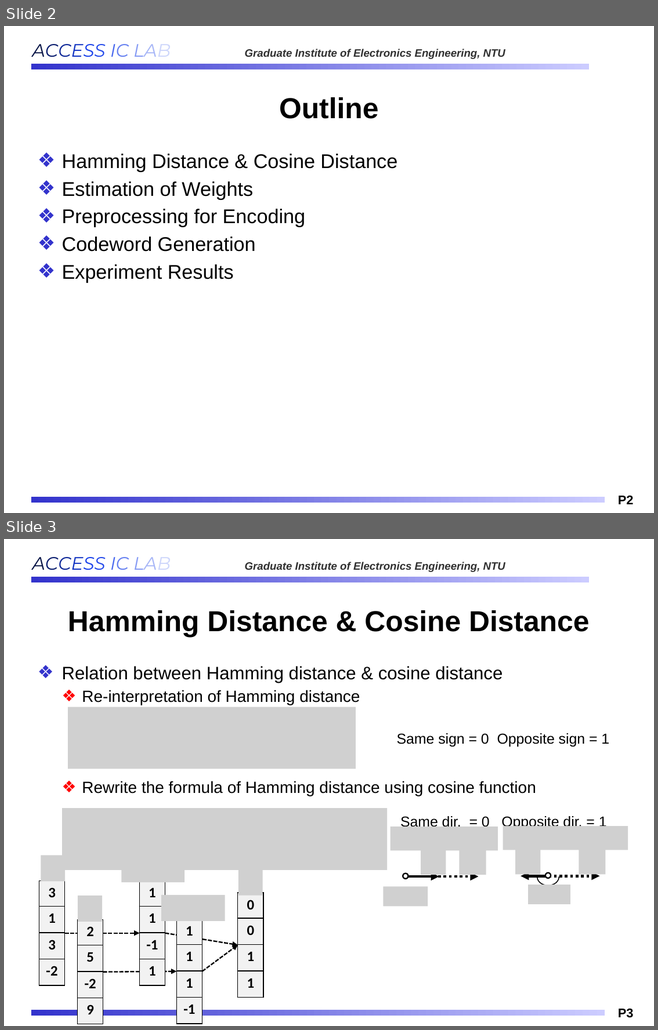
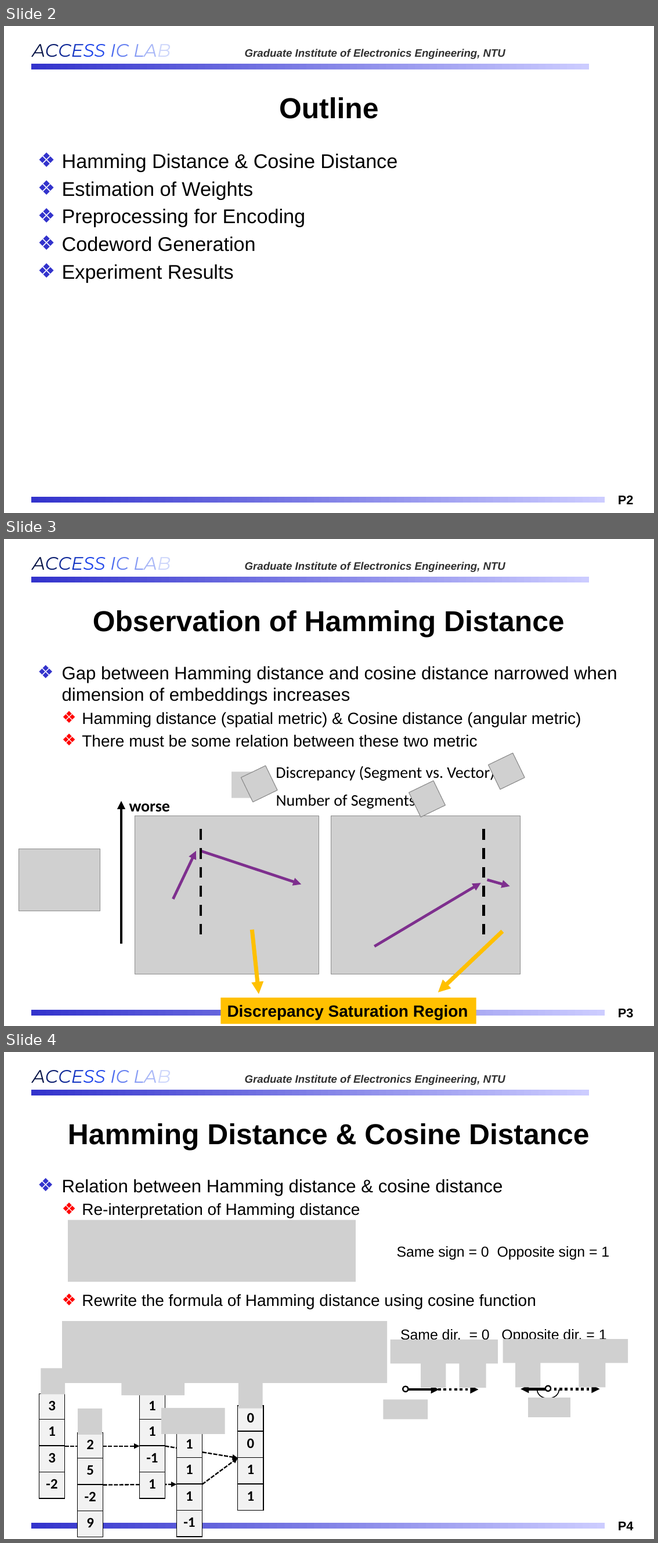
Before and after one commit to Oniontow/AndyWu_Project, a slide deck: ppt_mxic/MXIC_20260223.pptx. Shown one above the other, each under a label of ours: slides 2 and 3 before the commit, slides 2, 3 and 4 after it. The pictures are 658x1030 and 658x1543 pixels, drawn with LibreOffice and Linux fonts; fonts in the diff are those of the drawing; grey boxes stand for pictures; background and template pictures are left out. Boxes give left, top, right and bottom in pixels: in the first picture for what was removed or moved away, otherwise in the second. Text is boxed around its words. In the diff, an @@ line names an element or a change of style, - is before the commit and + after.

Commit message:
0221

```diff
--- a/ppt_mxic/MXIC_20260223.pptx
+++ b/ppt_mxic/MXIC_20260223.pptx
@@ slide 3 added at bbox=[4, 539, 654, 1026], background #FFFFFF; not listed: 4 template elements that a slide beside it also shows @@
@@ title added at bbox=[93, 610, 564, 638], 32 pt, text #000000, bold @@
+Observation of Hamming Distance
@@ text added at bbox=[62, 666, 616, 747], 18 pt, text #000000 @@
+❖ Gap between Hamming distance and cosine distance narrowed when dimension of embeddings increases
+  ❖ Hamming distance (spatial metric) & Cosine distance (angular metric)
+  ❖ There must be some relation between these two metric
@@ text added at bbox=[275, 765, 494, 782], 18 pt, text #000000 @@
+Discrepancy (Segment vs. Vector)
@@ picture added at bbox=[488, 754, 524, 790] @@
@@ picture added at bbox=[231, 772, 255, 798] @@
@@ picture added at bbox=[241, 766, 278, 802] @@
@@ picture added at bbox=[409, 781, 445, 817] @@
@@ text added at bbox=[276, 792, 415, 809], 18 pt, text #000000 @@
+Number of Segments
@@ arrow added from (121, 944) to (121, 801), #000000 3 pt @@
@@ text added at bbox=[129, 803, 170, 812], 18 pt, text #000000, bold @@
+worse
@@ picture added at bbox=[135, 816, 319, 974] @@
@@ picture added at bbox=[331, 816, 520, 974] @@
@@ line added from (201, 830) to (201, 939), #000000 3 pt dashed @@
@@ line added from (484, 830) to (484, 939), #000000 3 pt dashed @@
@@ picture added at bbox=[19, 849, 100, 911] @@
@@ arrow added from (173, 899) to (195, 851), #7E2F8E 3 pt @@
@@ arrow added from (201, 851) to (301, 885), #7E2F8E 3 pt @@
@@ picture added at bbox=[46, 864, 73, 884] @@
@@ rectangle added at bbox=[50, 866, 67, 885], fill #FFFFFF @@
@@ picture added at bbox=[46, 877, 75, 896] @@
@@ rectangle added at bbox=[50, 873, 67, 892], fill #FFFFFF @@
@@ arrow added from (374, 946) to (481, 884), #7E2F8E 3 pt @@
@@ arrow added from (487, 880) to (509, 886), #7E2F8E 3 pt @@
@@ arrow added from (252, 930) to (259, 994), #FFC000 4.5 pt @@
@@ arrow added from (502, 931) to (438, 993), #FFC000 4.5 pt @@
@@ rectangle added at bbox=[220, 998, 476, 1024], fill #FFC000, 18 pt, text #000000, bold @@
+Discrepancy Saturation Region
@@ what was slide 3 is now slide 4 @@
@@ page number at bbox=[618, 1522, 633, 1530]: text changed @@
-P3
+P4
```
Also in this commit, not shown: 1 slide changed.
